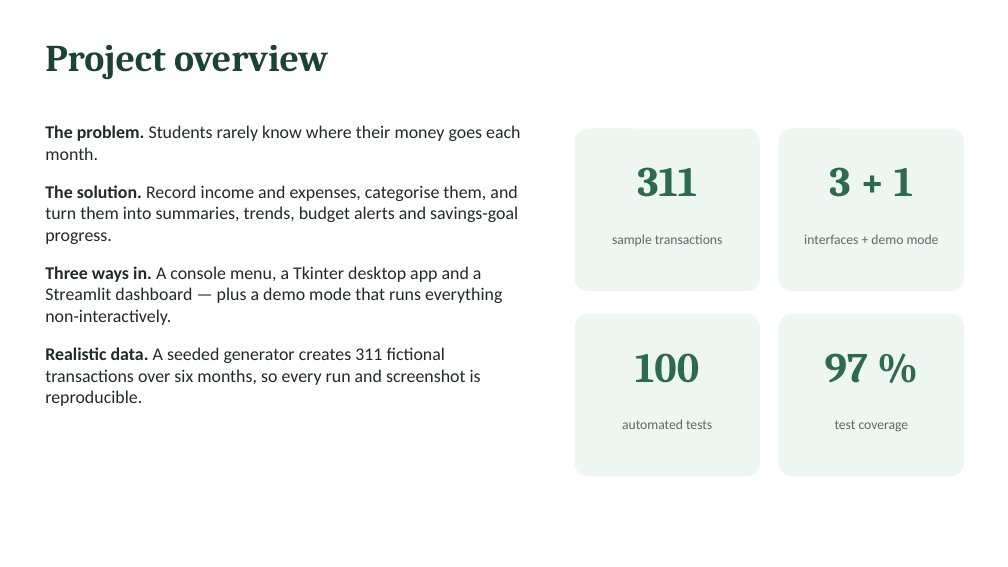
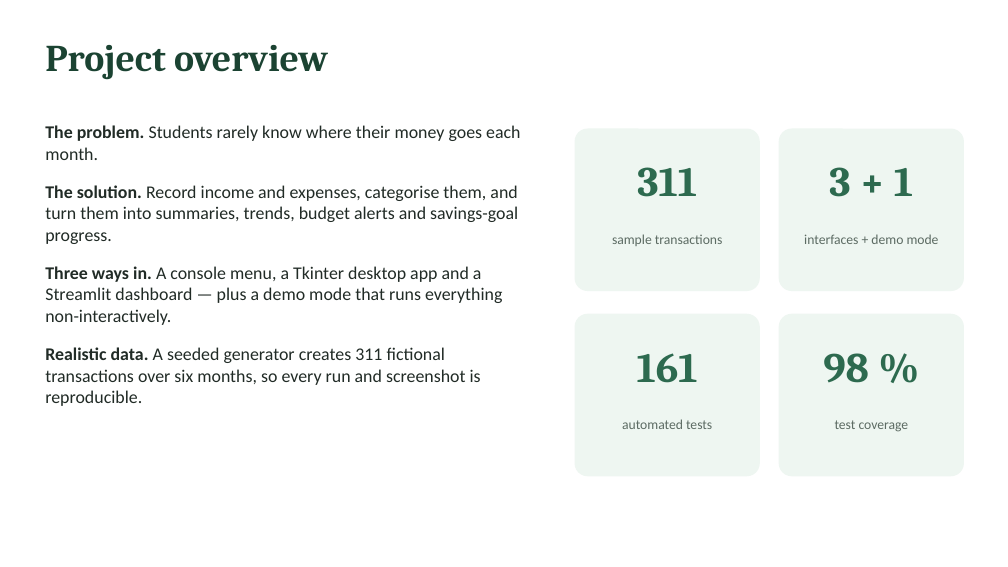
Before and after one commit to 14juanito/Personal-finance-tracker, a slide deck: slide 2 of deliverables/Demo_Slides.pptx. Drawn at 1008x567 pixels with LibreOffice and Linux fonts; fonts in the diff are those of the drawing. Boxes give left, top, right and bottom in pixels: in the first picture for what was removed or moved away, otherwise in the second. Text is boxed around its words. In the diff, an @@ line names an element or a change of style, - is before the commit and + after.

```diff
--- a/deliverables/Demo_Slides.pptx
+++ b/deliverables/Demo_Slides.pptx
@@ text at box(637, 353, 698, 383): text changed @@
-100
+161
@@ text at box(823, 353, 869, 383): text changed @@
-97 %
+98 %
```
Also in this commit, not shown: 2 other slides changed, 7 other files.
